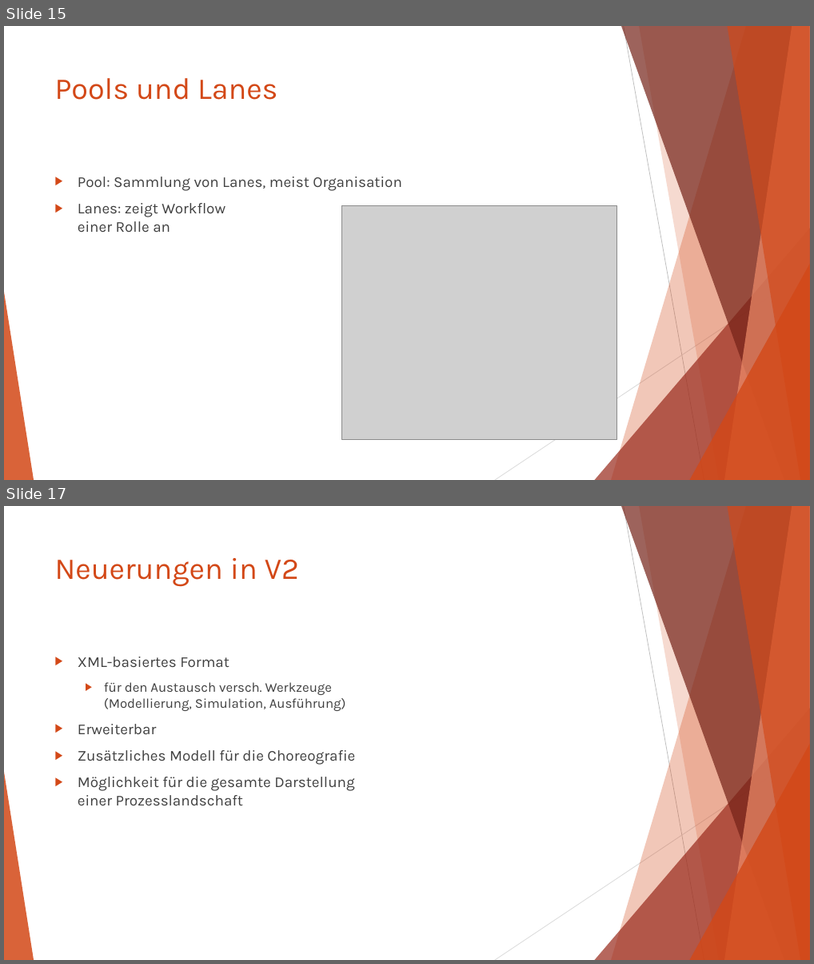
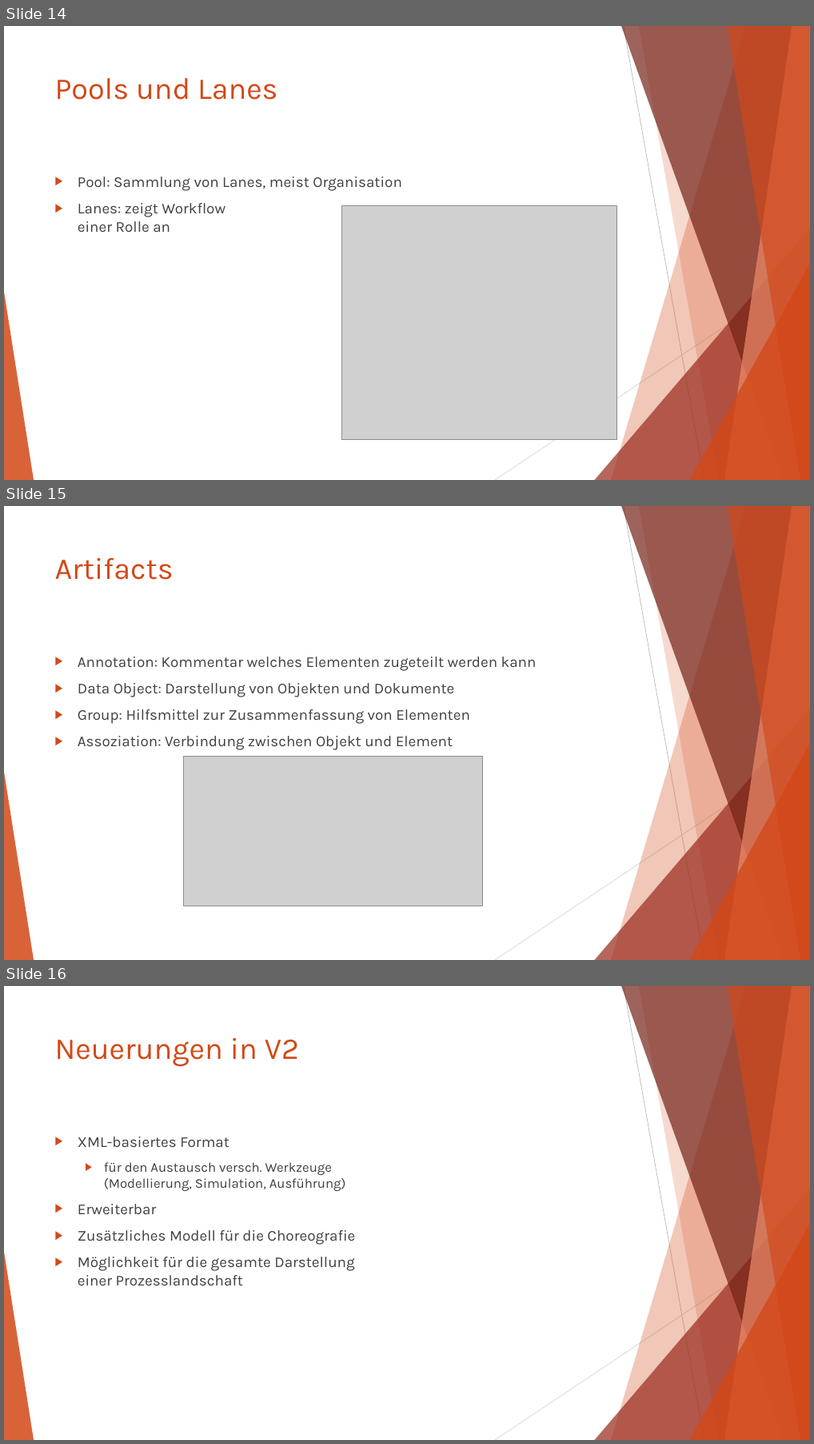
Before and after one commit to AlexanderSchallmeiner/Verhaltensdiagramme, a slide deck: BPMN.pptx. Shown one above the other, each under a label of ours: slides 15 and 17 before the commit, slides 14, 15 and 16 after it; the slides between them are not shown. The pictures are 814x964 and 814x1444 pixels, drawn with LibreOffice and Linux fonts; fonts in the diff are those of the drawing; grey boxes stand for pictures. Boxes give left, top, right and bottom in pixels: in the first picture for what was removed or moved away, otherwise in the second. Text is boxed around its words. In the diff, an @@ line names an element or a change of style, - is before the commit and + after.

```diff
--- a/BPMN.pptx
+++ b/BPMN.pptx
@@ slide 15 added at (4, 506, 810, 960), background #FFFFFF; not listed: 10 template elements that a slide beside it also shows @@
@@ title added at (55, 558, 174, 580), 36 pt, text #D34817 @@
+Artifacts
@@ text added at (78, 656, 537, 750), 18 pt, text #404040 @@
+▶ Annotation: Kommentar welches Elementen zugeteilt werden kann
+▶ Data Object: Darstellung von Objekten und Dokumente
+▶ Group: Hilfsmittel zur Zusammenfassung von Elementen
+▶ Assoziation: Verbindung zwischen Objekt und Element
@@ picture added at (184, 756, 482, 906) @@
@@ what was slide 15 is now slide 14 @@
@@ what was slide 17 is now slide 16 @@
```
Also in this commit, not shown: 2 slides changed, 1 other slide added, 3 slides removed, 3 other files.
